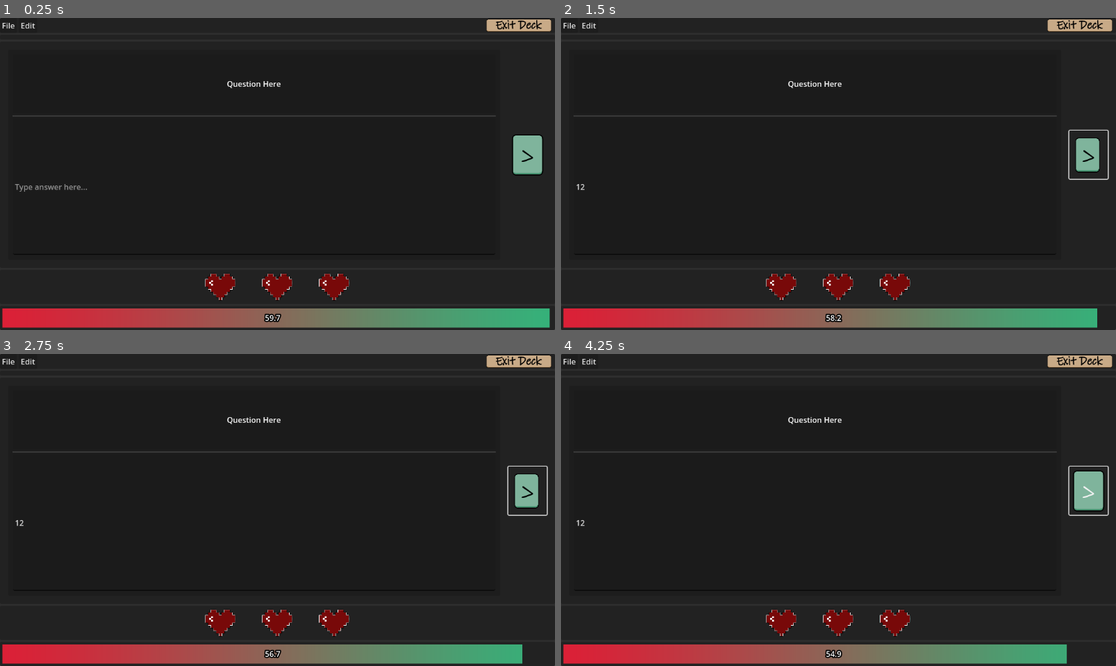
Above: before the commit, frames 1-4 (two rows, left to right).
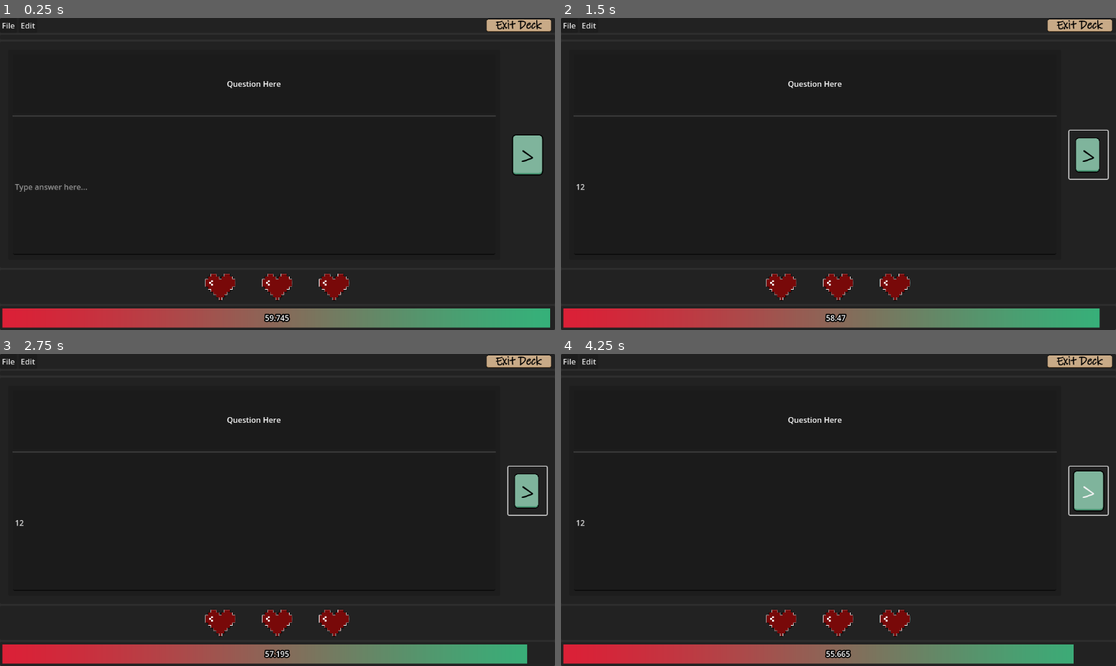
Above: after the commit, the same moments.

Repository: J-Four/Team-9-OOSE
Game: Godot game, scene res://Scenes/playDeck.tscn
The game is run twice, just before and just after one commit, with the same random seed, the same clock (stepped at 60 frames per second) and the same inputs. This scene is started directly instead of the project's main scene.
Inputs (mouse positions are in pixels of both pictures, inside the frame that each line leads up to):
- Up to frame 1 (0.25 s): no input
- Up to frame 2 (1.5 s): click (816, 186) at 0.52 s; type "12" at 0.6 s; click ">" at 1.25 s
- Up to frame 3 (2.75 s): click ">" at 2 s
- Up to frame 4 (4.25 s): click ">" at 2.75 s; move the mouse to (960, 494) at 3.52 s

The runs differ from the first frame. In frame 1, less than 0.1% of the frame differs, in the area x 50-100%, y 93-100%; in frame 2, less than 0.1%; in frame 3, 0.1%; in frame 4, 0.2%, in the area x 48-93%, y 93-100%.
Error in both runs: Invalid access to property or key 'Cards' on a base object of type 'Dictionary'. (res://scripts/playScreen.gd:42)

Commit message:
Fixed problem with timer in play mode.

Diff:
--- a/testinggodot/Scenes/playDeck.tscn
+++ b/testinggodot/Scenes/playDeck.tscn
@@ -258,6 +258,7 @@
 size_flags_vertical = 1
 theme_override_styles/background = SubResource("StyleBoxFlat_wov2c")
 theme_override_styles/fill = SubResource("StyleBoxFlat_gwkxd")
+step = 0.001
 value = 84.49
 show_percentage = false
 
--- a/testinggodot/project.godot
+++ b/testinggodot/project.godot
@@ -13,6 +13,7 @@
 config/name="TestingGoDot"
 run/main_scene="res://Scenes/MainSceneControl.tscn"
 config/features=PackedStringArray("4.3", "Forward Plus")
+run/max_fps=240
 config/icon="res://Assets/Images/icon.svg"
 
 [autoload]
